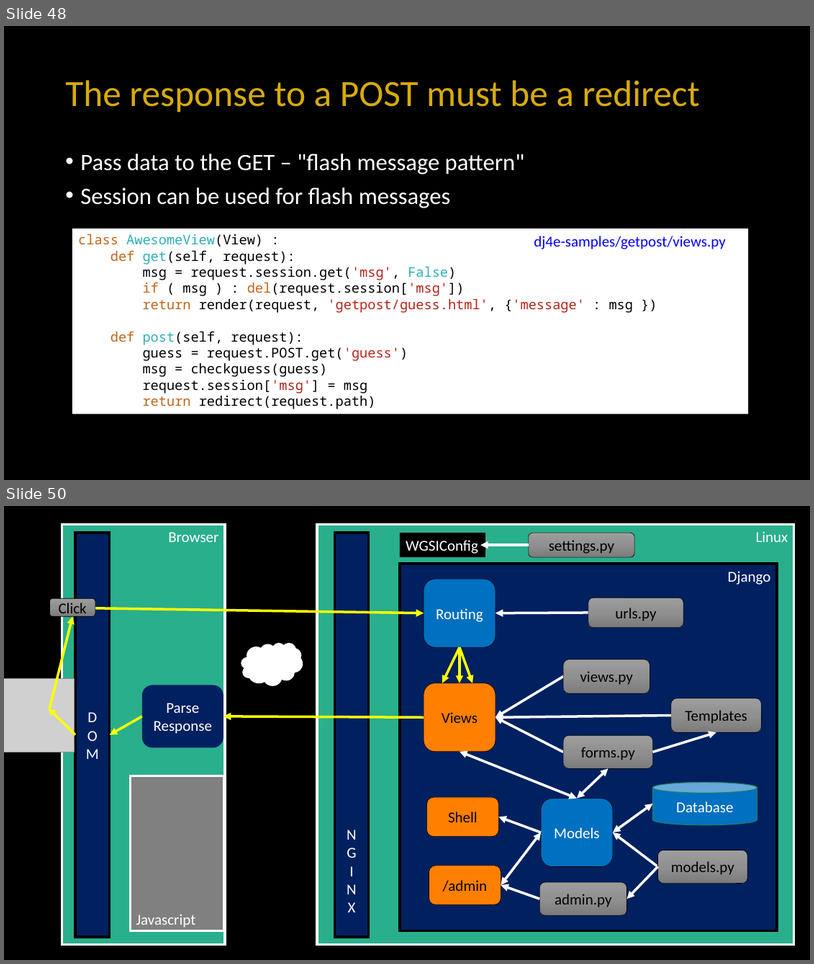
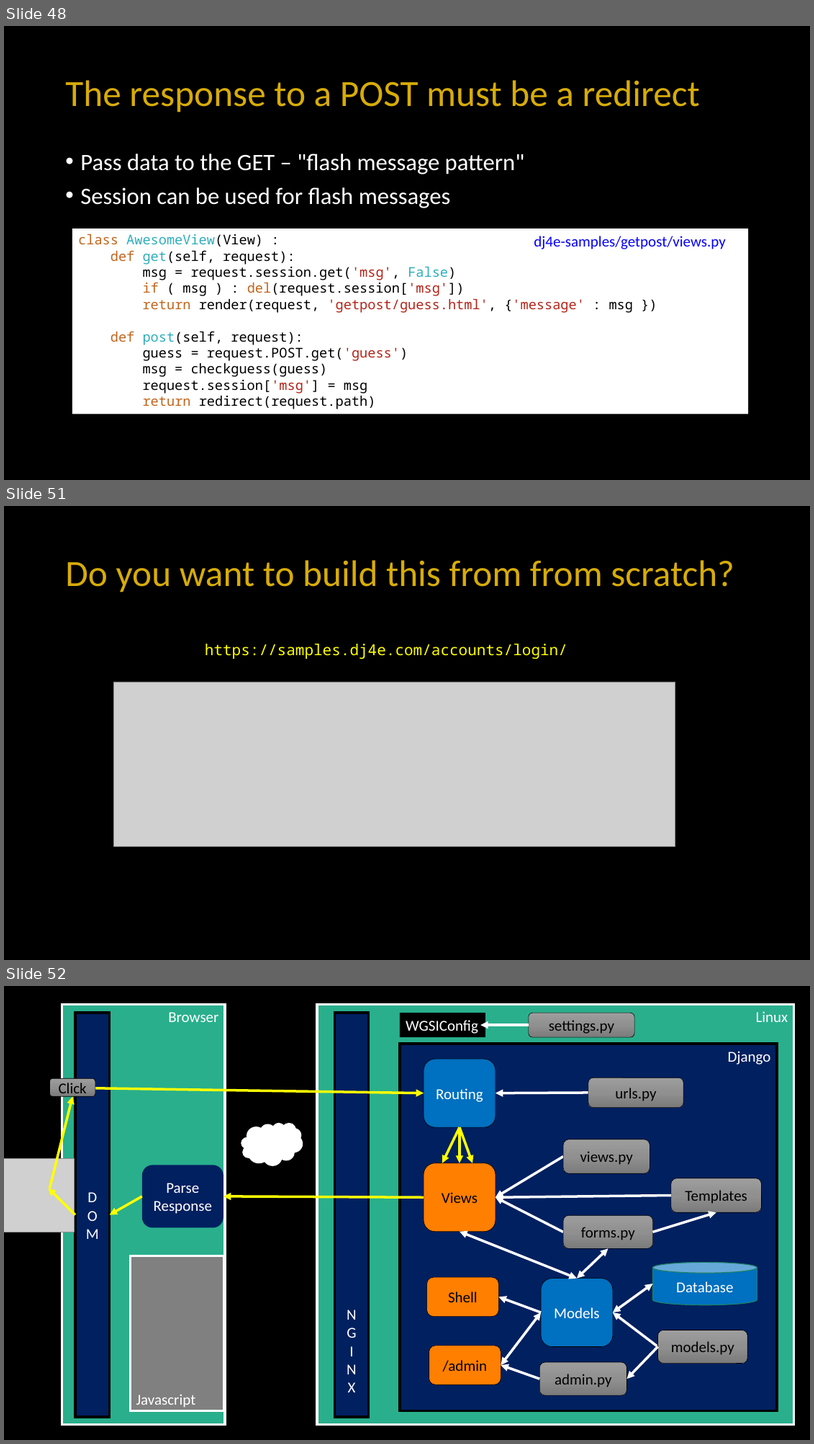
Before and after one commit to csev/dj4e, a slide deck: lectures/DJ-09-Forms.pptx. Shown one above the other, each under a label of ours: slides 48 and 50 before the commit, slides 48, 51 and 52 after it; the slides between them are not shown. The pictures are 814x964 and 814x1444 pixels, drawn with LibreOffice and Linux fonts; fonts in the diff are those of the drawing; grey boxes stand for pictures. Boxes give left, top, right and bottom in pixels: in the first picture for what was removed or moved away, otherwise in the second. Text is boxed around its words. In the diff, an @@ line names an element or a change of style, - is before the commit and + after.

```diff
--- a/lectures/DJ-09-Forms.pptx
+++ b/lectures/DJ-09-Forms.pptx
@@ slide 51 added at box(4, 506, 810, 960), background #000000 @@
@@ title added at box(65, 560, 735, 592), 44 pt, text #D7AC08 @@
+Do you want to build this from from scratch?
@@ text added at box(205, 644, 568, 659), 18 pt, text #FFFF00 @@
+https://samples.dj4e.com/accounts/login/
@@ picture added at box(113, 682, 676, 846) @@
@@ what was slide 50 is now slide 52 @@
```
Also in this commit, not shown: 1 slide changed, 2 other slides added, 1 other file.
